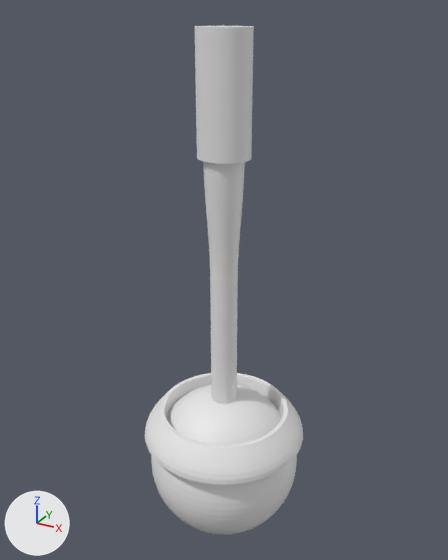
One commit to the Blender file Assets/Prefabs/Cockpit/joystick.blend: the scene before it, then after it.
Both versions are drawn from a 50 mm camera at (20.0, -36.3, 34.2) aimed at (-0.4, 0.8, 15.6). The lights are fixed; the arrows at lower left show +X, +Y and +Z.
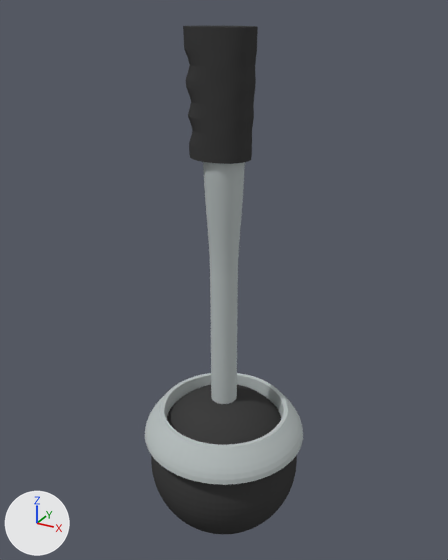
Commit message: Added joystick

The change in detail:
Material 'Steel' (mat_steel) is new.
Its base color is (0.48, 0.525, 0.523) (light grey #b8c0bf).
Material 'Rubber' (mat_rubber) is new.
Its base color is (0.0509, 0.0509, 0.0509) (black #404040).
me_cylinder_002 is used by ob_cylinder_002; location (0.0, 0.0, 29.01); scale (1.33, 1.21, 2.04).
me_cylinder_002 had 120 vertices, 62 faces and spanned x -1.4..1.4, y -1.4..1.4, z -2.0..2.0.
me_cylinder_002 now has 1140 vertices, 1082 faces and spans x -1.68..1.68, y -1.4..1.4, z -2.0..2.0.
me_cylinder_002 part 1: 116 vertices removed from x -1.4..1.4, y -1.39..1.39, z -2.0..2.0; 1136 vertices added at x -1.68..1.68, y -1.4..1.4, z -2.0..2.0.
me_cylinder_002 now uses material mat_rubber (black #404040).
me_cylinder_001 has 1020 vertices, 962 faces and spans x -1.4..1.4, y -1.4..1.4, z -9.0..9.0.
me_cylinder_001 now uses material mat_steel (light grey #b8c0bf).
me_sphere has 2482 vertices, 2560 faces and spans x -6.0..6.0, y -6.0..6.0, z -6.0..6.0.
me_sphere now uses material mat_rubber (black #404040).
me_cylinder has 540 vertices, 482 faces and spans x -6.4..6.4, y -6.4..6.4, z -0.75..1.5.
me_cylinder now uses material mat_steel (light grey #b8c0bf).
Object 'Cylinder.002' (ob_cylinder_002) moves from (0.0, 0.0, 29.01) to (-0.288, 0.0, 29.01).
Object 'Cylinder.002' (ob_cylinder_002) is rescaled from (1.33, 1.21, 2.04) to (1.46, 1.21, 2.04).

Where the change shows, as pixel boxes (x1, y1, x2, y2) in the pictures (448 x 560 px):
'Sphere', recoloured (white to black)
    both: (151, 385, 297, 534)
'Cylinder.002', reshaped, moved, rescaled (27% wider)
    before: (195, 26, 254, 164)
    after: (183, 26, 258, 164)
'Cylinder', recoloured (white to grey)
    both: (145, 373, 303, 485)
'Cylinder.001', recoloured
    both: (203, 162, 245, 404)
